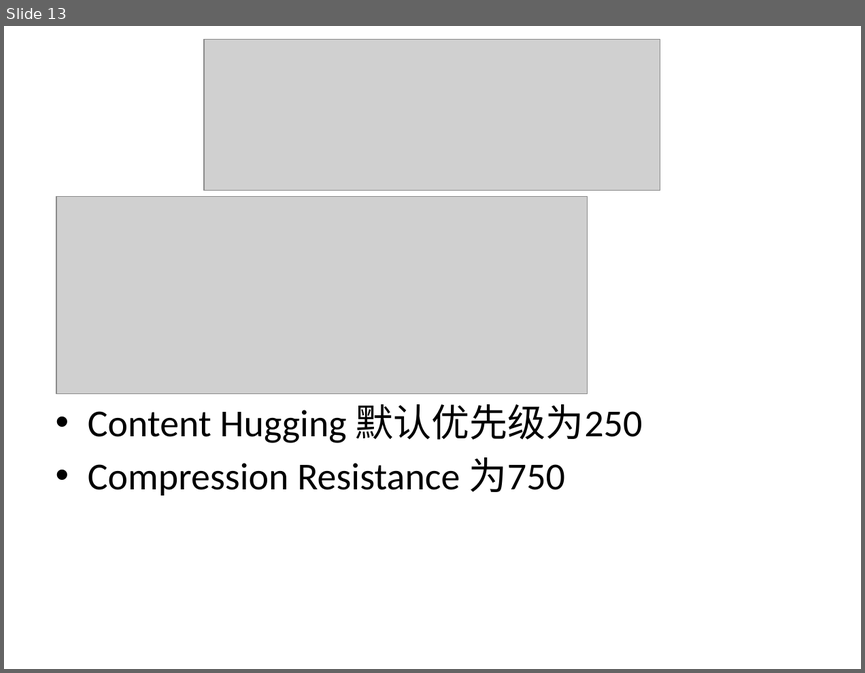
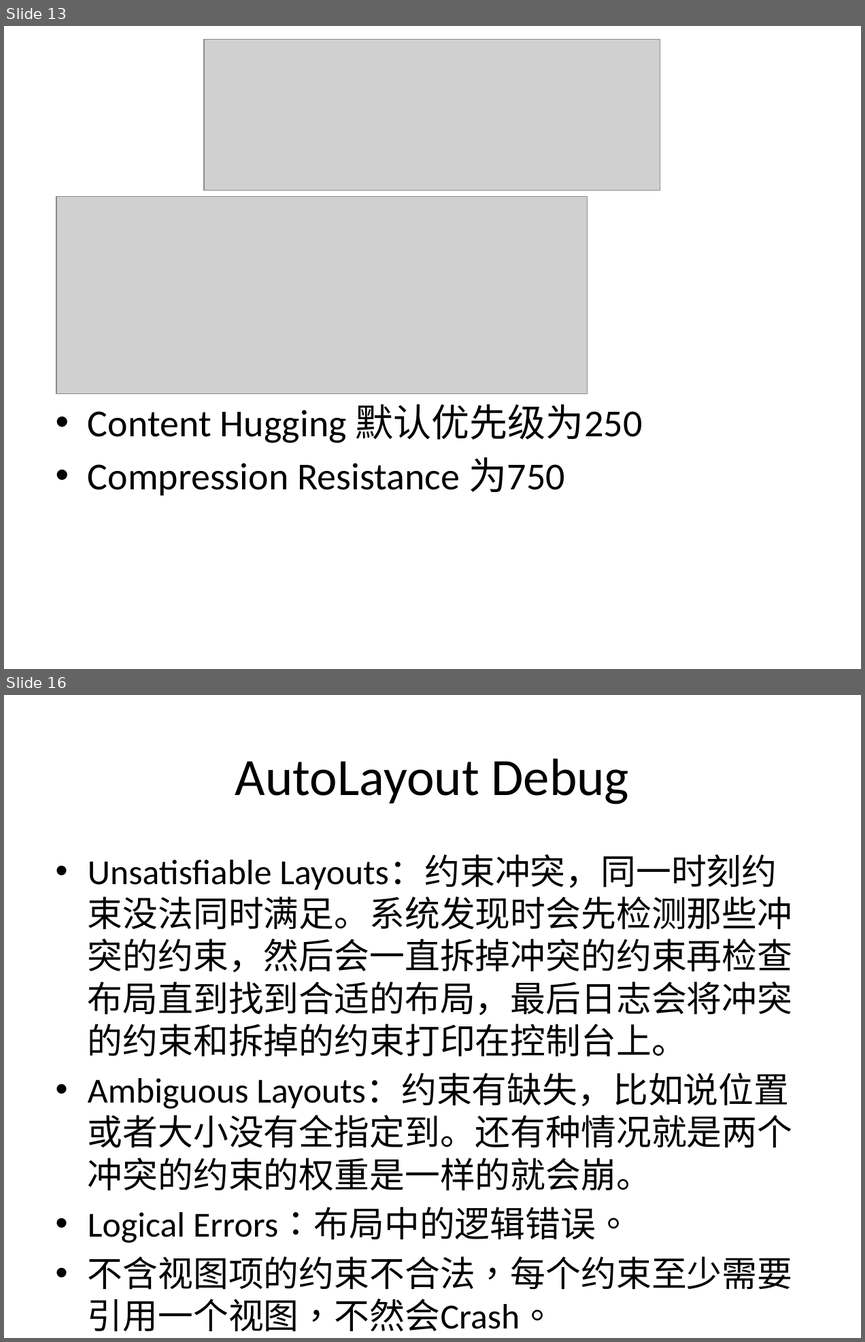
Before and after one commit to diaglamp/AutoLayoutDemo, a slide deck: AutoLayout.pptx. Shown one above the other, each under a label of ours: slide 13 before the commit, slides 13 and 16 after it; the slides between them are not shown. The pictures are 865x673 and 865x1342 pixels, drawn with LibreOffice and Linux fonts; fonts in the diff are those of the drawing; grey boxes stand for pictures. Boxes give left, top, right and bottom in pixels: in the first picture for what was removed or moved away, otherwise in the second. Text is boxed around its words. In the diff, an @@ line names an element or a change of style, - is before the commit and + after.

Commit message:
modify

```diff
--- a/AutoLayout.pptx
+++ b/AutoLayout.pptx
@@ slide 16 added at (4,695,861,1338), background #FFFFFF @@
@@ title added at (235,758,629,804), 44 pt, text #000000 @@
+AutoLayout Debug
@@ text added at (88,855,792,1289), 29.6 pt, text #000000 @@
+• Unsatisfiable Layouts：约束冲突，同一时刻约束没法同时满足。系统发现时会先检测那些冲突的约束，然后会一直拆掉冲突的约束再检查布局直到找到合适的布局，最后日志会将冲突的约束和拆掉的约束打印在控制台上。
+• Ambiguous Layouts：约束有缺失，比如说位置或者大小没有全指定到。还有种情况就是两个冲突的约束的权重是一样的就会崩。
+• Logical Errors：布局中的逻辑错误。
+• 不含视图项的约束不合法，每个约束至少需要引用一个视图，不然会Crash。
```
Also in this commit, not shown: 8 other slides added.
